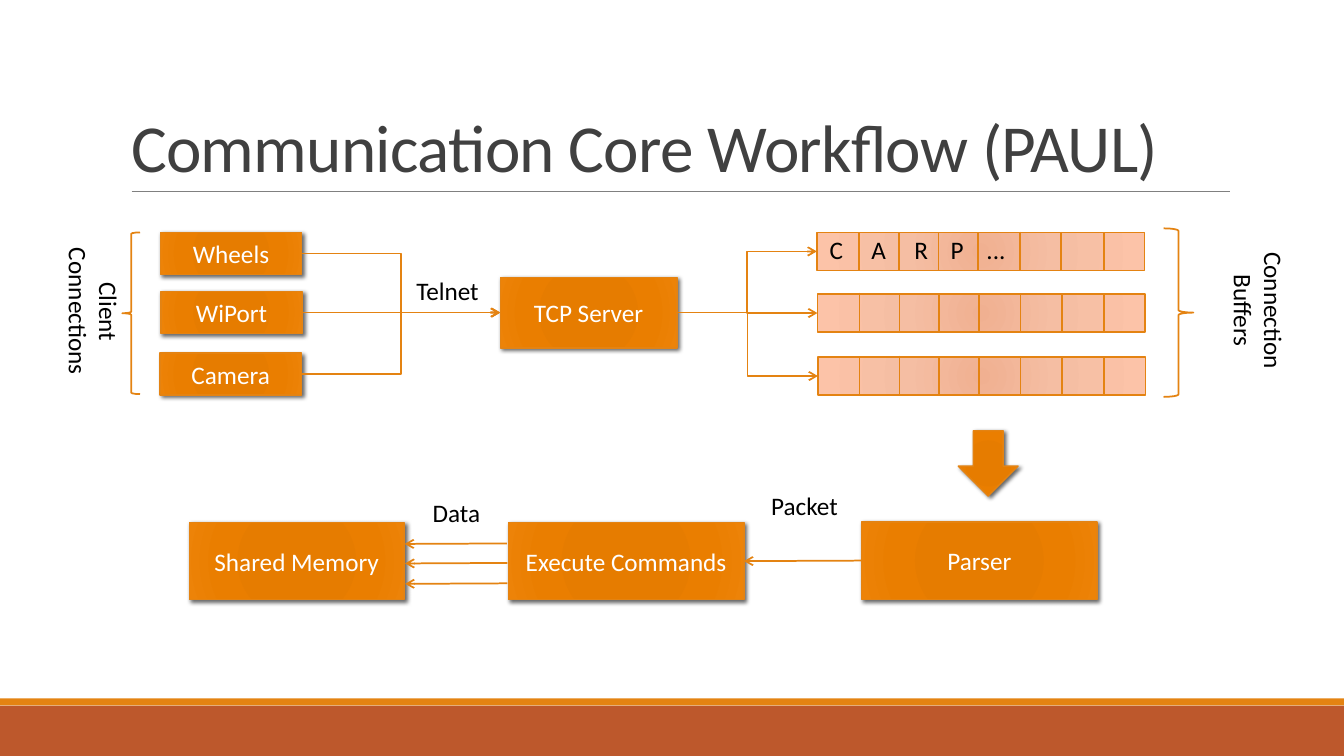
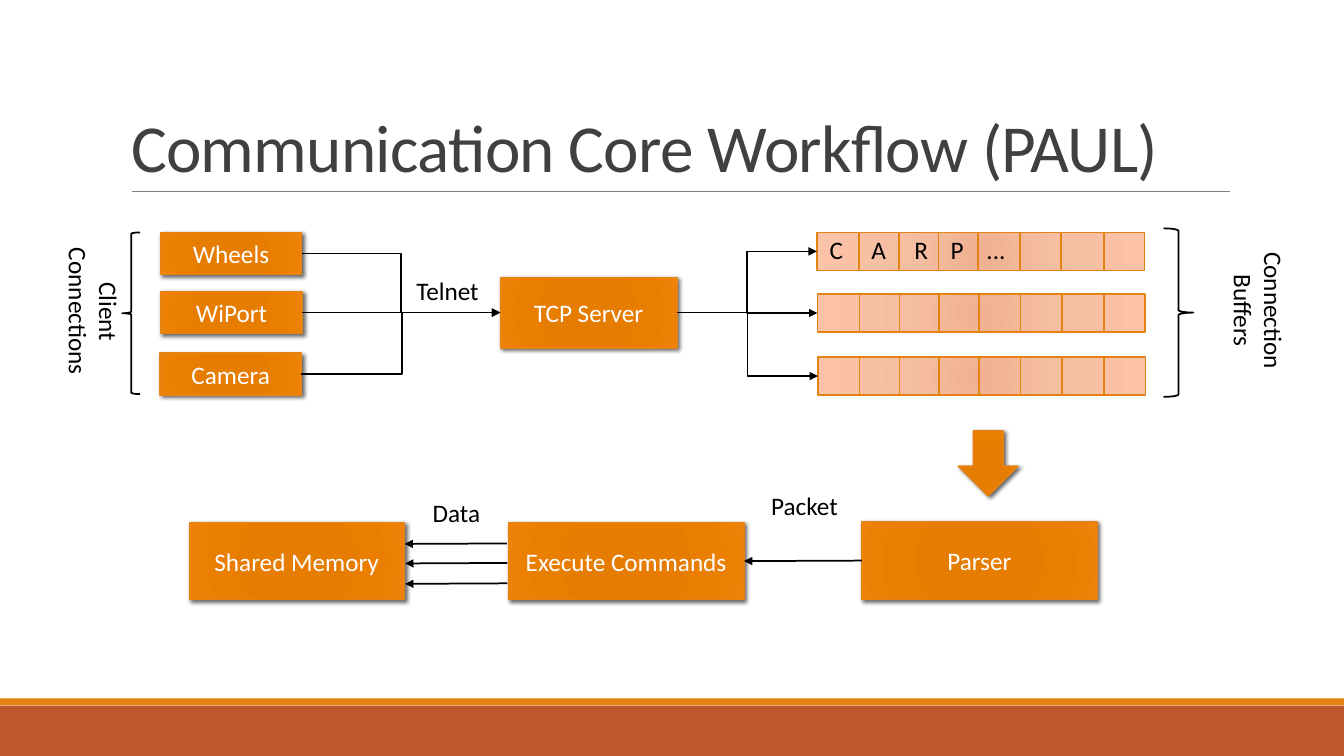
Before and after one commit to fjanssen/Car2X, a slide deck: slide 14 of doc/FinalPresentation.pptx. Drawn at 1344x756 pixels with LibreOffice and Linux fonts; fonts in the diff are those of the drawing. Boxes give left, top, right and bottom in pixels: in the first picture for what was removed or moved away, otherwise in the second. Text is boxed around its words. In the diff, an @@ line names an element or a change of style, - is before the commit and + after.

```diff
--- a/doc/FinalPresentation.pptx
+++ b/doc/FinalPresentation.pptx
@@ left brace at (122,233,140,394): outline #E48312 1.25 pt to #000000 1.25 pt @@
@@ right brace at (1164,229,1194,397): outline #E48312 1.25 pt to #000000 1.25 pt @@
@@ elbow arrow (301, 253) - (500, 313): stroke #E48312 1.25 pt to #000000 1.25 pt; arrowheads changed @@
@@ elbow arrow (678, 313) - (817, 251): stroke #E48312 1.25 pt to #000000 1.25 pt; arrowheads changed @@
@@ elbow arrow (301, 374) - (500, 313): stroke #E48312 1.25 pt to #000000 1.25 pt; arrowheads changed; route changed @@
@@ elbow arrow (302, 313) - (500, 313): stroke #E48312 1.25 pt to #000000 1.25 pt; arrowheads changed @@
@@ elbow arrow (678, 313) - (818, 314): stroke #E48312 1.25 pt to #000000 1.25 pt; arrowheads changed @@
@@ elbow arrow (678, 313) - (818, 376): stroke #E48312 1.25 pt to #000000 1.25 pt; arrowheads changed @@
@@ arrow (507, 543) - (404, 544): stroke #E48312 1.25 pt to #000000 1.25 pt; arrowheads changed @@
@@ arrow (507, 564) - (405, 564): stroke #E48312 1.25 pt to #000000 1.25 pt; arrowheads changed @@
@@ arrow (862, 561) - (744, 562): stroke #E48312 1.25 pt to #000000 1.25 pt; arrowheads changed @@
@@ arrow (507, 584) - (405, 584): stroke #E48312 1.25 pt to #000000 1.25 pt; arrowheads changed @@
```
Also in this commit, not shown: 5 other slides changed, 2 slides added, 2 slides removed, 1 other file.
